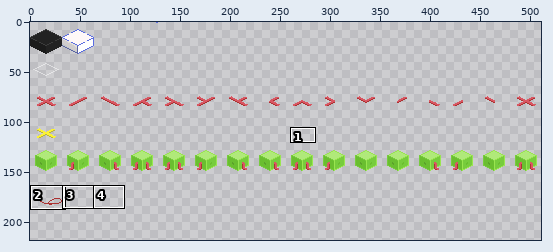
Pixel-art file, stored at electricoon/Graphics/tiles.aseprite. Above, an overview of the earlier version with the close-up marked.
Close-up. First the earlier version:
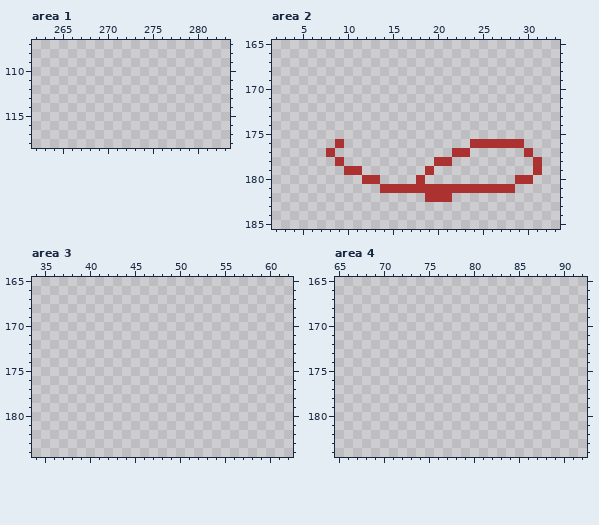
512x192 pixels, 1 frame. Colours within 5 levels of each other are drawn and written as one. Shown: area 1: x 262..283, y 107..118; area 2: x 2..33, y 165..185; area 3: x 34..62, y 165..184; area 4: x 65..92, y 165..184. The old version is drawn lined up with the new one, on the new canvas. The wide view leaves out empty margins. The commit also changed other parts of the picture, which this record leaves out.
New version:
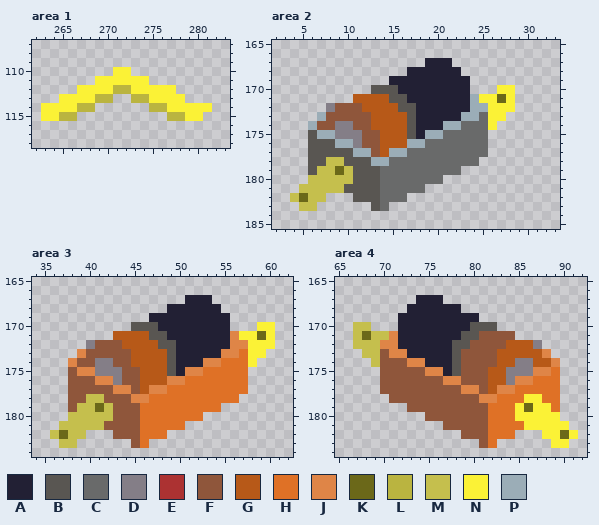
Palette (. is transparent): A #222034  B #595652  C #696a6a  D #847e87  E #ac3232  F #8f563b  G #b75918  H #df7126  J #df8547  K #6b6819  L #bab440  M #c5bf4d  N #fbf236  P #9badb7
The edit:
canvas 512x192 -> 512x224
--- area 1
@@ x 262..283 @@
 109 ......................
-110 ......................
-111 ......................
-112 ......................
-113 ......................
-114 ......................
-115 ......................
+110 .........NN...........
+111 .......NNNNNN.........
+112 .....NNNNLLNNNNN......
+113 ...NNNNLL..LLNNNN.....
+114 .NNNNLL......LLNNNNN..
+115 .NNLL..........LLNN...
 116 ......................
--- area 2
@@ x 2..33 @@
 166 ................................
-167 ................................
-168 ................................
-169 ................................
-170 ................................
-171 ................................
-172 ................................
-173 ................................
-174 ................................
-175 ................................
-176 .......E..............EEEEEE....
-177 ......E.............EE......E...
-178 .......E..........EE.........E..
-179 ........EE.......E...........E..
-180 ..........EE....E..........EE...
-181 ............EEEEEEEEEEEEEEE.....
-182 .................EEE............
-183 ................................
+167 .................AAA............
+168 ...............AAAAAA...........
+169 .............AAAAAAAAA..........
+170 ...........BBBAAAAAAAA...NN.....
+171 .........GGGGBBAAAAAAAPNNKN.....
+172 ......DFFFGGGGBBAAAAAAPPNNN.....
+173 .....PFFFFFGGGGBAAAAAPPCNN......
+174 ....PFFDDFFGGGGBAAAPPCCCN.......
+175 ....BPPDDDFFGGGBAPPCCCCC........
+176 ....BBBPPDFFGGGPPCCCCCCC........
+177 ....BBBBBPPFGPPCCCCCCCCC........
+178 ....BBMMBBBPPCCCCCCCCCC.........
+179 ....BMMKMBBBCCCCCCCCC...........
+180 ....MMMMMBBBCCCCCCC.............
+181 ...MMMMMBBBBCCCCC...............
+182 ..MKMM...BBBCCC.................
+183 ...MM......BC...................
 184 ................................
--- area 3
@@ x 34..62 @@
 166 .............................
-167 .............................
-168 .............................
-169 .............................
-170 .............................
-171 .............................
-172 .............................
-173 .............................
-174 .............................
-175 .............................
-176 .............................
-177 .............................
-178 .............................
-179 .............................
-180 .............................
-181 .............................
-182 .............................
-183 .............................
+167 .................AAA.........
+168 ...............AAAAAA........
+169 .............AAAAAAAAA.......
+170 ...........BBBAAAAAAAA...NN..
+171 .........GGGGBBAAAAAAAJNNKN..
+172 ......DFFFGGGGBBAAAAAAJJNNN..
+173 .....JFFFFFGGGGBAAAAAJJHNN...
+174 ....JFFDDFFGGGGBAAAJJHHHN....
+175 ....FJJDDDFFGGGBAJJHHHHH.....
+176 ....FFFJJDFFGGGJJHHHHHHH.....
+177 ....FFFFFJJFGJJHHHHHHHHH.....
+178 ....FFMMFFFJJHHHHHHHHHH......
+179 ....FMMKMFFFHHHHHHHHH........
+180 ....MMMMMFFFHHHHHHH..........
+181 ...MMMMMFFFFHHHHH............
+182 ..MKMM...FFFHHH..............
+183 ...MM......FH................
 184 .............................
--- area 4
@@ x 65..92 @@
 166 ............................
-167 ............................
-168 ............................
-169 ............................
-170 ............................
-171 ............................
-172 ............................
-173 ............................
-174 ............................
-175 ............................
-176 ............................
-177 ............................
-178 ............................
-179 ............................
-180 ............................
-181 ............................
-182 ............................
-183 ............................
+167 .........AAA................
+168 ........AAAAAA..............
+169 .......AAAAAAAAA............
+170 ..MM...AAAAAAAABBB..........
+171 ..MKMMJAAAAAAABBFFFF........
+172 ..MMMJJAAAAAABBFFFFGGGD.....
+173 ...MMFJJAAAAABFFFFGGGGGJ....
+174 ....MFFFJJAAABFFFFGGDDGGJ...
+175 .....FFFFFJJABFFFGGDDDJJH...
+176 .....FFFFFFFJJFFFGGDJJHHH...
+177 .....FFFFFFFFFJJFGJJHHHHH...
+178 ......FFFFFFFFFFJJHHHNNHH...
+179 ........FFFFFFFFFHHHNKNNH...
+180 ..........FFFFFFFHHHNNNNN...
+181 ............FFFFFHHHHNNNNN..
+182 ..............FFFHHH...NNKN.
+183 ................FH......NN..
 184 ............................
Where, in picture pixels (left, top, right, bottom), the same in both close-ups:
added: (41, 67, 212, 121)
changed: (290, 58, 542, 211)
added: (50, 295, 275, 448)
added: (353, 295, 578, 448)
